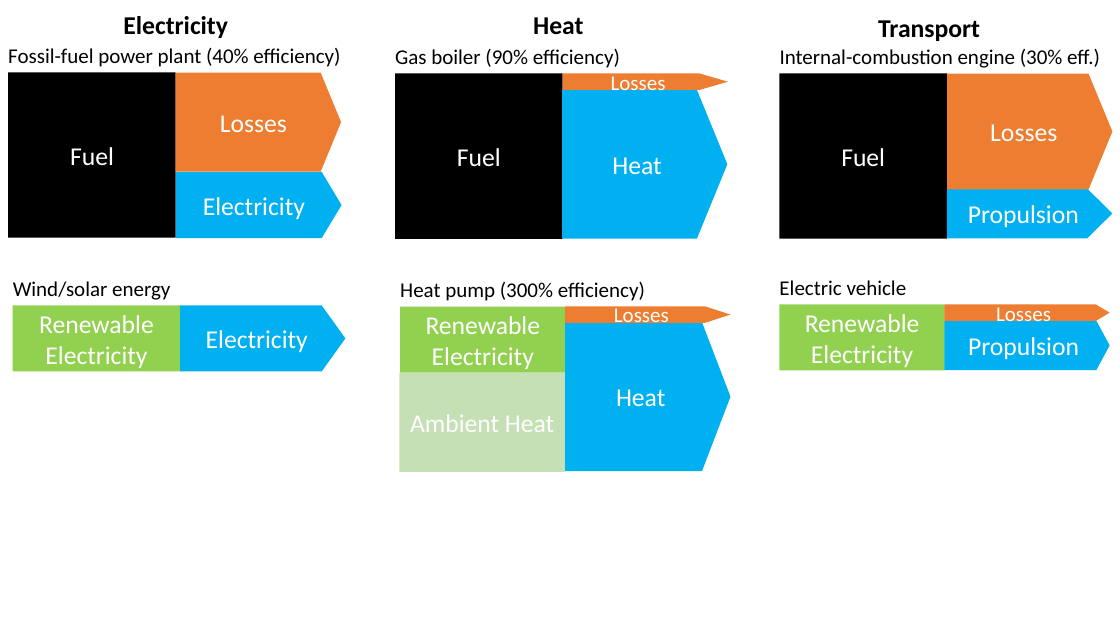
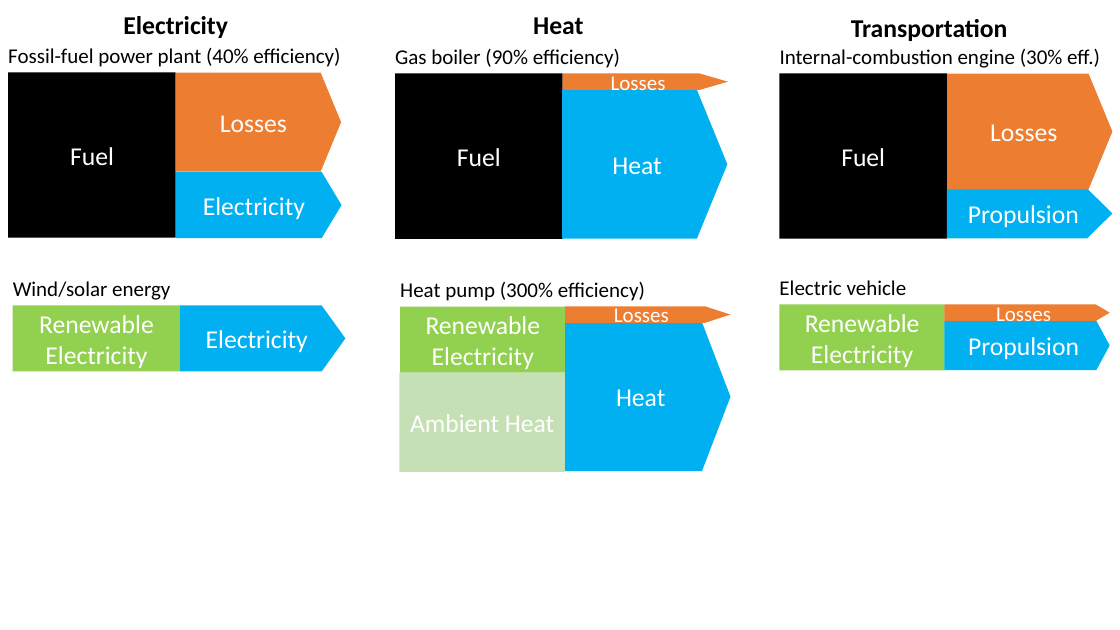
Before and after one commit to martavp/pv-textbook, a slide deck: slide 1 of Figures/Chapter_14/drawings/Fig14.X_electrify_everything.pptx. Drawn at 1120x630 pixels with LibreOffice and Linux fonts; fonts in the diff are those of the drawing. Boxes give left, top, right and bottom in pixels: in the first picture for what was removed or moved away, otherwise in the second. Text is boxed around its words. In the diff, an @@ line names an element or a change of style, - is before the commit and + after.

```diff
--- a/Figures/Chapter_14/drawings/Fig14.X_electrify_everything.pptx
+++ b/Figures/Chapter_14/drawings/Fig14.X_electrify_everything.pptx
@@ text at (851,19,1008,41): text changed @@
-Transport
+Transportation
```
Also in this commit, not shown: 1 slide removed, 8 other files.
